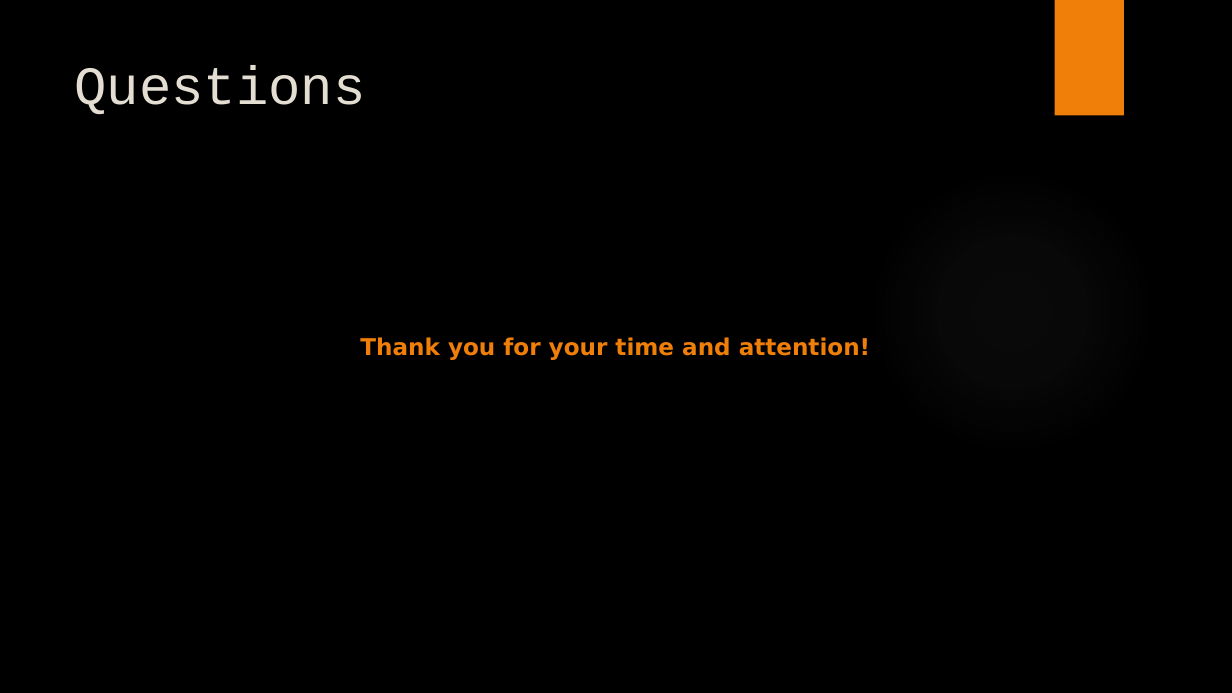
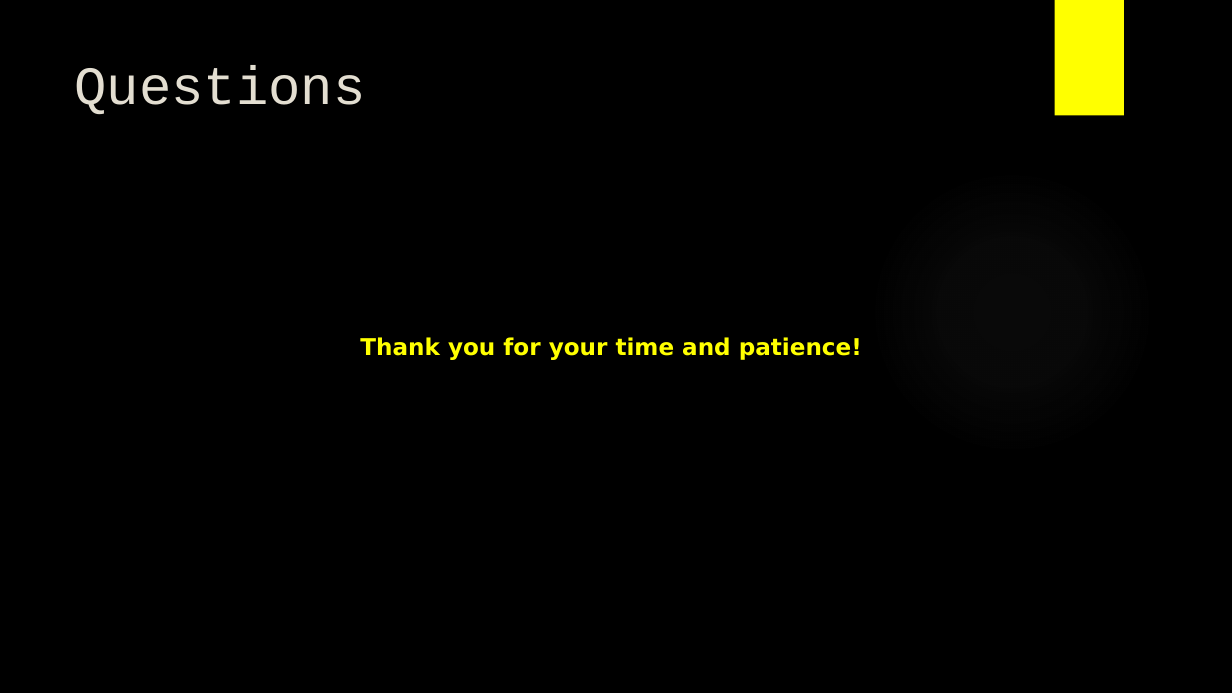
Before and after one commit to Open-MBEE/klang, a slide deck: slide 26 of presentations/K.pptx. Drawn at 1232x693 pixels with LibreOffice and Linux fonts; fonts in the diff are those of the drawing; background and template pictures are left out. Boxes give left, top, right and bottom in pixels: in the first picture for what was removed or moved away, otherwise in the second. Text is boxed around its words. In the diff, an @@ line names an element or a change of style, - is before the commit and + after.

```diff
--- a/presentations/K.pptx
+++ b/presentations/K.pptx
@@ rectangle at [1055,0,1124,116]: fill #F07F09 to #FFFF00 @@
@@ text at [360,337,862,360]: text changed; text colour #F07F09 to #FFFF00 @@
-Thank you for your time and attention!
+Thank you for your time and patience!
```
Also in this commit, not shown: 24 other slides changed, 51 other files.
